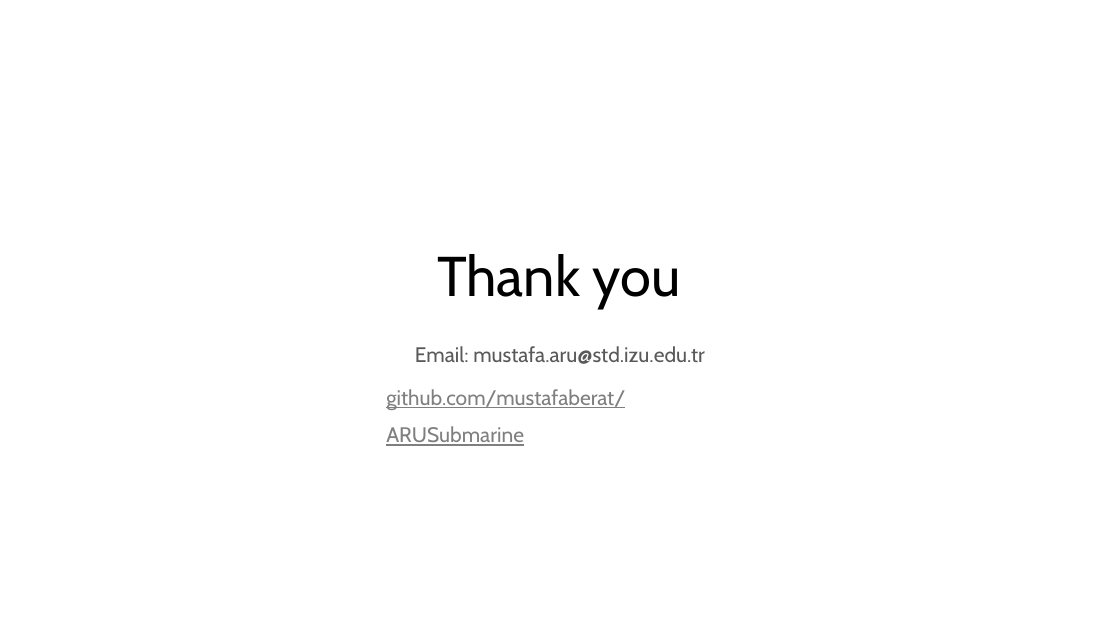
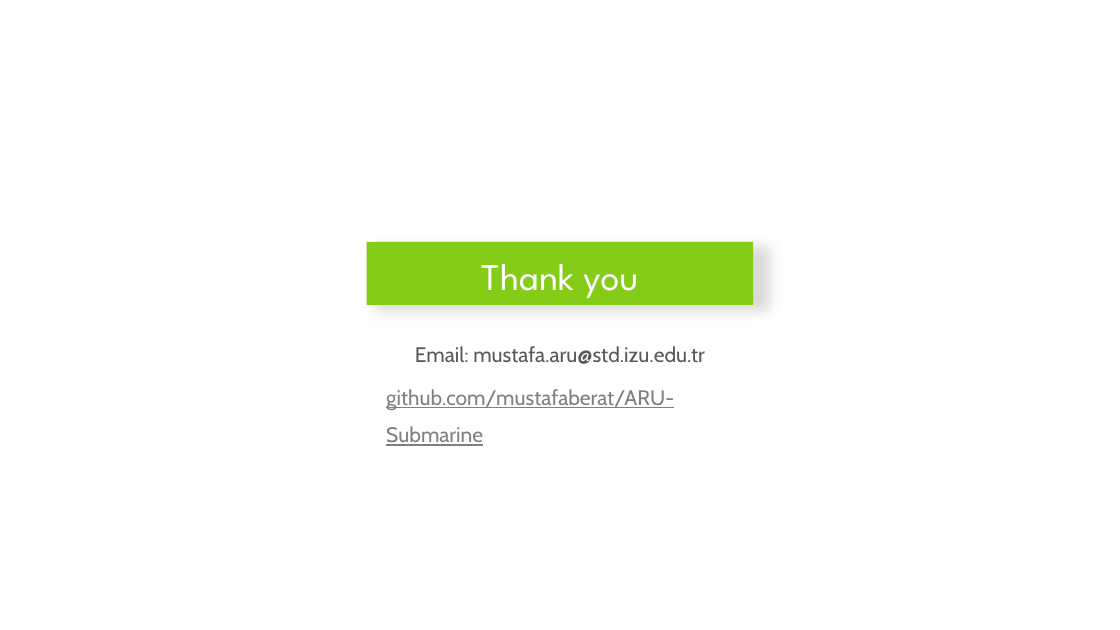
Before and after one commit to mustafaberat/ARU-Submarine, a slide deck: slide 23 of Presentation/ARUSubmarinePresentation.pptx (slide 14 before the commit). Drawn at 1120x630 pixels with LibreOffice and Linux fonts; fonts in the diff are those of the drawing. Boxes give left, top, right and bottom in pixels: in the first picture for what was removed or moved away, otherwise in the second. Text is boxed around its words. In the diff, an @@ line names an element or a change of style, - is before the commit and + after.

```diff
--- a/Presentation/ARUSubmarinePresentation.pptx
+++ b/Presentation/ARUSubmarinePresentation.pptx
@@ title "Thank you": place and size @@
-title "Thank you" at [437,254,681,309]
+title "Thank you" at [367,242,754,305]
@@ title "Thank you" at [367,242,754,305]: size 48 to 32.4 pt, font Cabin to League Spartan, text colour #000000 to #FFFFFF; vertical alignment top to middle; fill none to #85CC18; shadow on @@
@@ text at [386,389,674,446]: text changed @@
-github.com/mustafaberat/ARUSubmarine
+github.com/mustafaberat/ARU-Submarine
```
Also in this commit, not shown: 1 other slide changed, 18 slides added, 9 slides removed.
